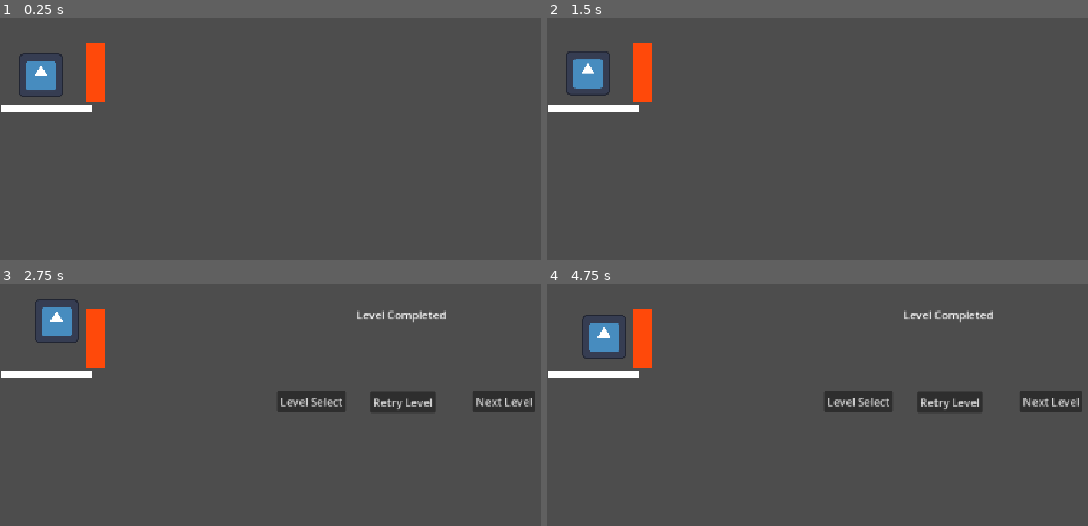
Above: before the commit, frames 1-4 (two rows, left to right).
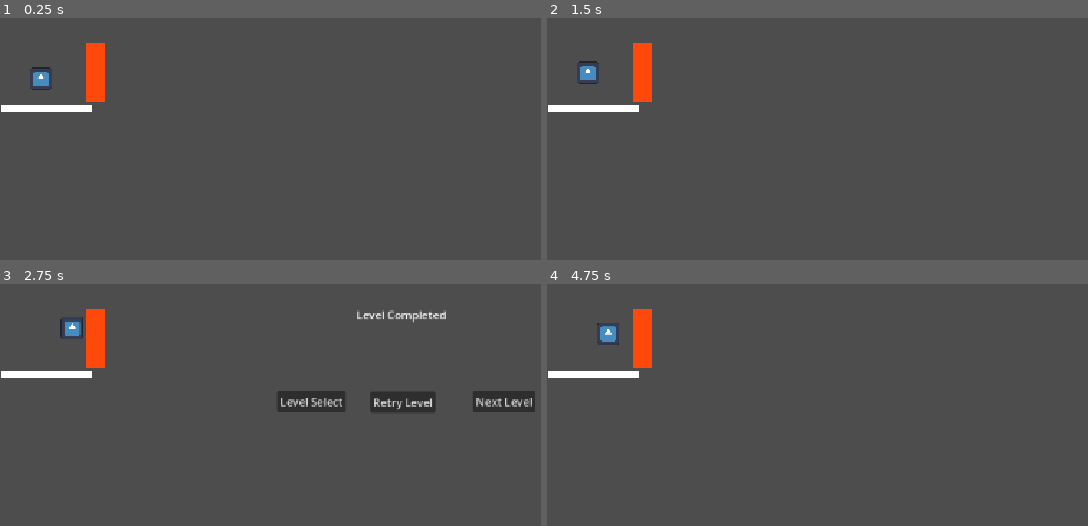
Above: after the commit, the same moments.

Repository: Cayuga007/summer-summit-2026
Game: Godot game, scene res://Levels/Level_1.tscn
Same seed, same stepped clock (60 frames per second), same inputs: the game is played once before the commit and once after it. The engine's default icon, where the game draws it, is replaced by a stand-in: a white triangle on a blue panel in a dark square.
Inputs:
- Up to frame 1 (0.25 s): no input
- Up to frame 2 (1.5 s): tap Enter (ui_accept) at 0.5, 0.77 s; hold D (right) 0.53-1.25 s; click "Retry Level" at 1.25 s
- Up to frame 3 (2.75 s): tap Enter (ui_accept) at 2, 2.27 s; hold D (right) from 2.03 s (still down)
- Up to frame 4 (4.75 s): release D (right) at 2.75 s; click "Retry Level" at 2.75 s; tap Enter (ui_accept) at 3.5, 4.52 s; hold A (left) 3.53-4.28 s; hold D (right) from 4.28 s (still down)

The runs differ from the first frame. In frame 1, 0.7% of the frame differs, in the area x 3-12%, y 14-33%; in frame 2, 0.8%; in frame 3, 0.8%; in frame 4, 3.7%, in the area x 6-99%, y 10-53%.

Commit message:
Changed Player size

Diff:
--- a/Player.tscn
+++ b/Player.tscn
@@ -7,6 +7,7 @@
 radius = 85.70297
 
 [node name="Player" type="CharacterBody2D" groups=["Player"]]
+scale = Vector2(0.5, 0.5)
 script = ExtResource("1_kpjcp")
 
 [node name="CollisionShape2D" type="CollisionShape2D" parent="."]
